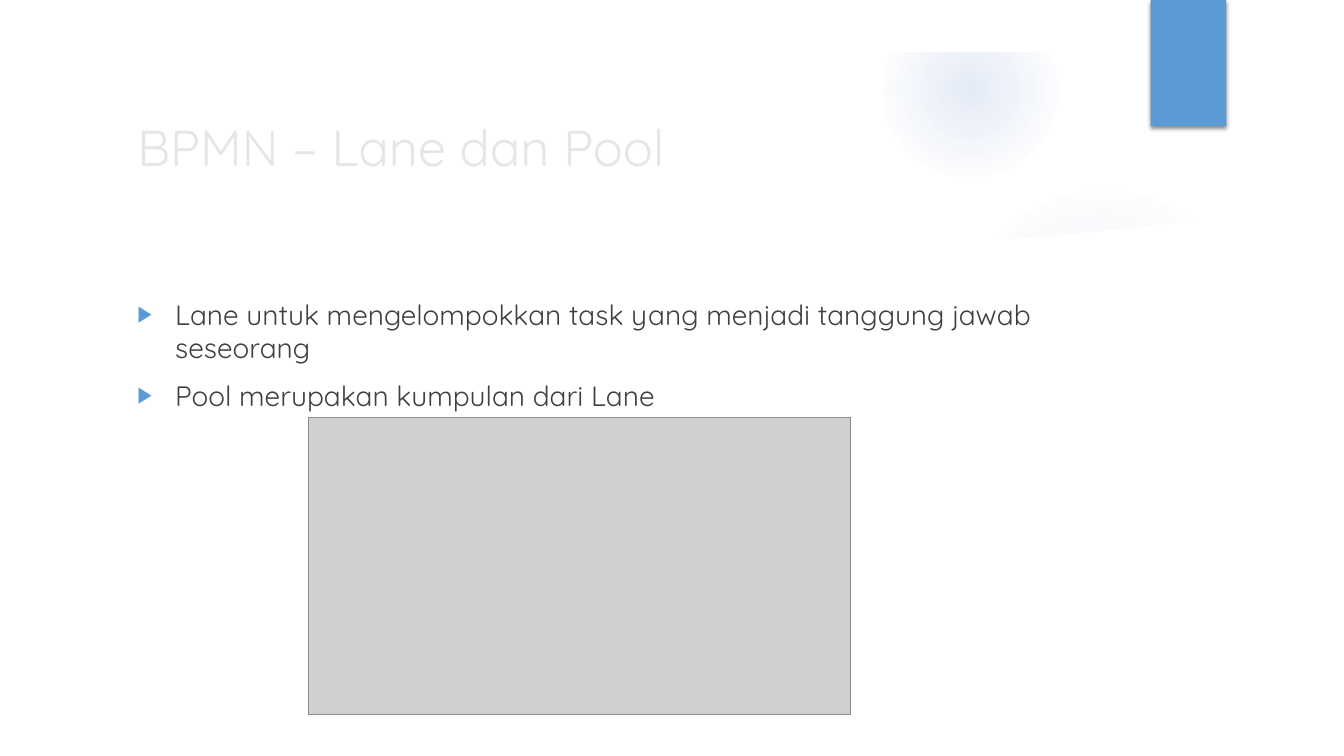
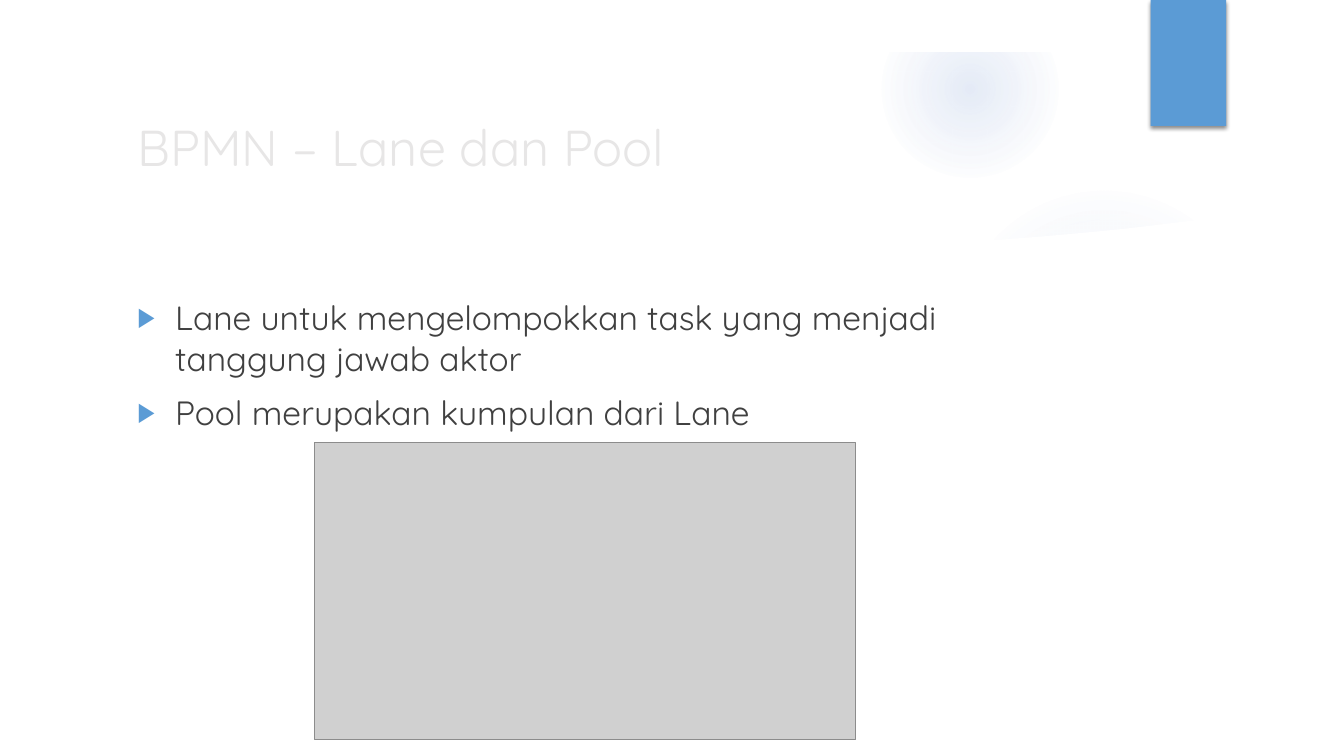
Before and after one commit to luckysenjaya/Skripsi, a slide deck: slide 9 of 10. Sidang/Sidang.pptx. Drawn at 1344x756 pixels with LibreOffice and Linux fonts; fonts in the diff are those of the drawing; grey boxes stand for pictures; background and template pictures are left out. Boxes give left, top, right and bottom in pixels: in the first picture for what was removed or moved away, otherwise in the second. Text is boxed around its words. In the diff, an @@ line names an element or a change of style, - is before the commit and + after.

```diff
--- a/10. Sidang/Sidang.pptx
+++ b/10. Sidang/Sidang.pptx
@@ text at bbox=[175, 305, 937, 378]: text changed; size 20 to 24 pt @@
-▶ Lane untuk mengelompokkan task yang menjadi tanggung jawab seseorang
+▶ Lane untuk mengelompokkan task yang menjadi tanggung jawab aktor
@@ text at bbox=[175, 400, 749, 432]: size 20 to 24 pt in "Pool merupakan kumpulan dari Lane" @@
@@ picture: place and size @@
-picture at bbox=[309, 417, 850, 714]
+picture at bbox=[315, 443, 856, 739]
```
Also in this commit, not shown: 13 other slides changed, 12 slides added, 1 slide removed, 41 other files.
